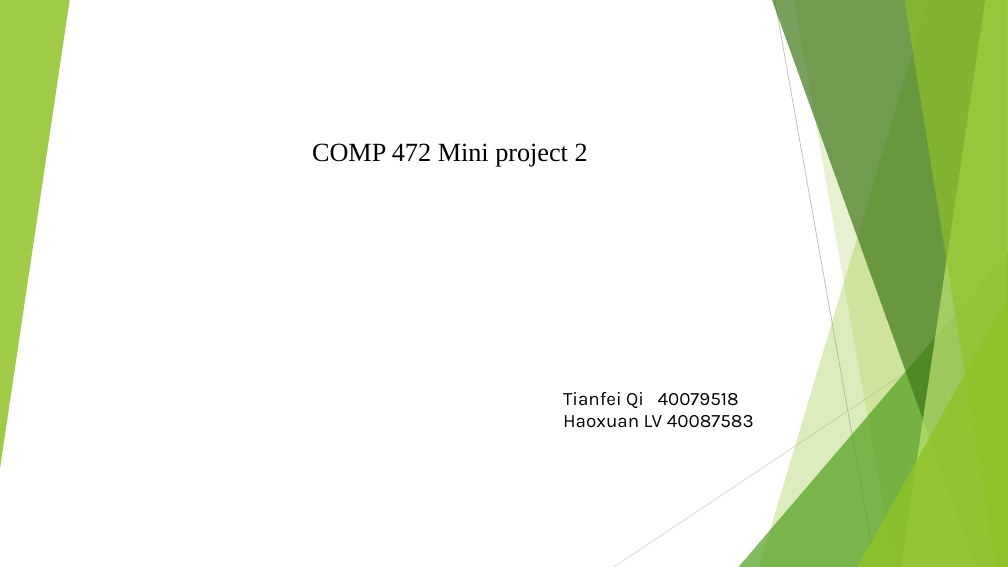
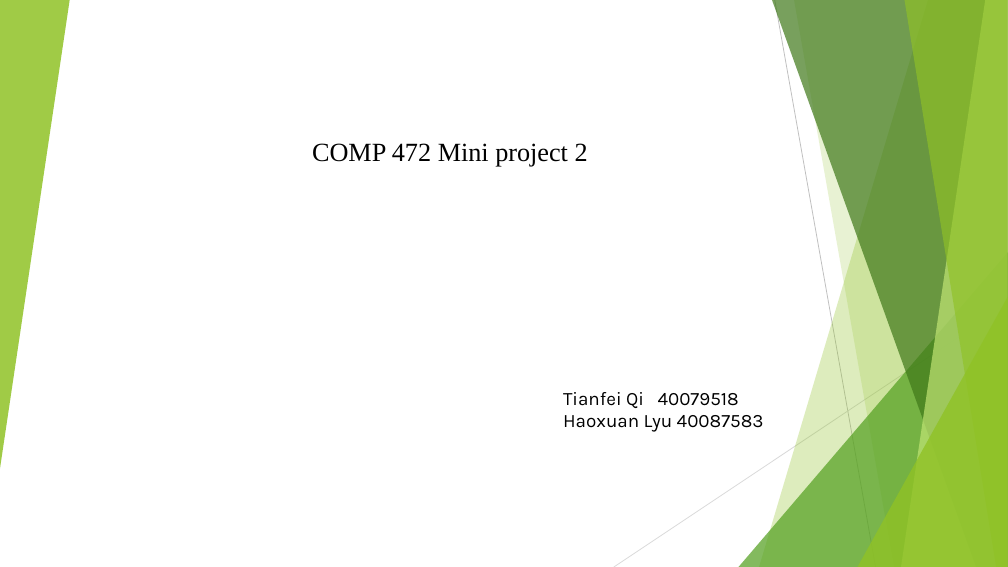
Before and after one commit to LittleNightmare/Mini-project2-for-COMP472, a slide deck: slide 1 of Analysis_sildes.pptx. Drawn at 1008x567 pixels with LibreOffice and Linux fonts; fonts in the diff are those of the drawing. Boxes give left, top, right and bottom in pixels: in the first picture for what was removed or moved away, otherwise in the second. Text is boxed around its words. In the diff, an @@ line names an element or a change of style, - is before the commit and + after.

Commit message:
fix name

```diff
--- a/Analysis_sildes.pptx
+++ b/Analysis_sildes.pptx
@@ text at [563,415,764,432]: text changed @@
-Haoxuan LV 40087583
+Haoxuan Lyu 40087583
```
